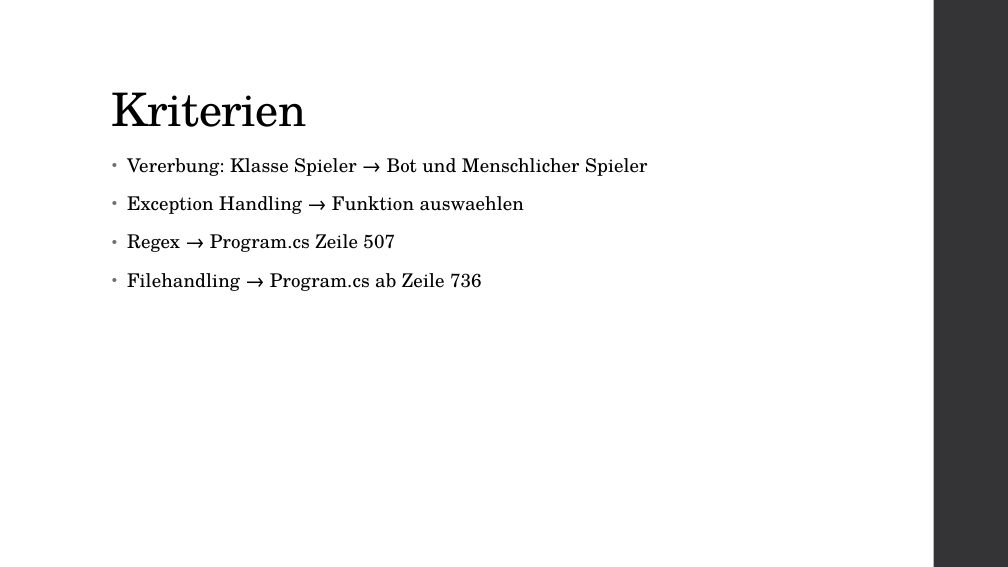
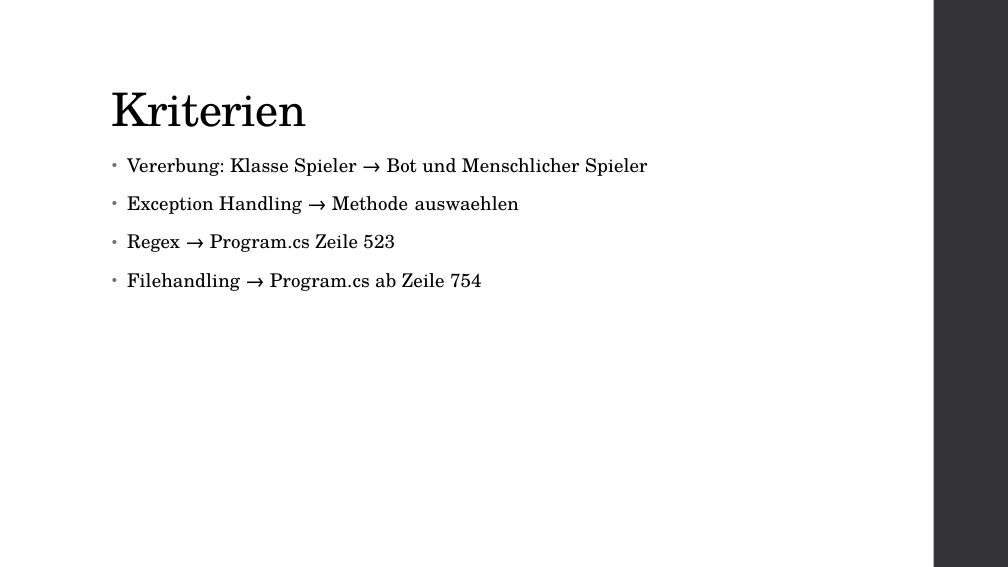
Before and after one commit to Wutze0/Mensch_Aergere_Dich_Nicht, a slide deck: slide 8 of MenschAergereDichNicht.pptx. Drawn at 1008x567 pixels with LibreOffice and Linux fonts; fonts in the diff are those of the drawing. Boxes give left, top, right and bottom in pixels: in the first picture for what was removed or moved away, otherwise in the second. Text is boxed around its words. In the diff, an @@ line names an element or a change of style, - is before the commit and + after.

```diff
--- a/MenschAergereDichNicht.pptx
+++ b/MenschAergereDichNicht.pptx
@@ text at [127, 196, 519, 291]: text changed @@
-• Exception Handling → Funktion auswaehlen
-• Regex → Program.cs Zeile 507
-• Filehandling → Program.cs ab Zeile 736
+• Exception Handling → Methode auswaehlen
+• Regex → Program.cs Zeile 523
+• Filehandling → Program.cs ab Zeile 754
```
Also in this commit, not shown: 6 other slides changed, 1 slide removed.
